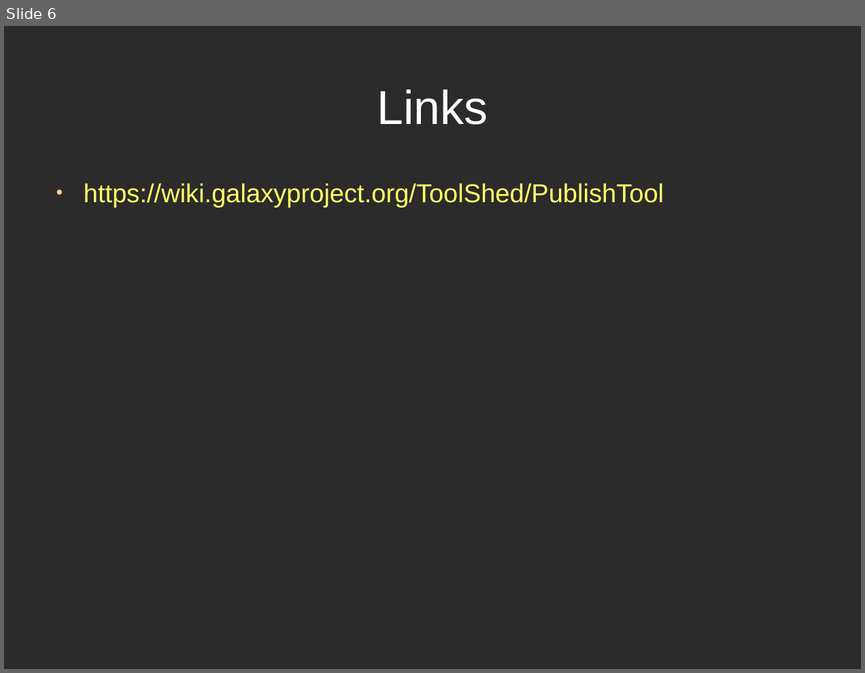
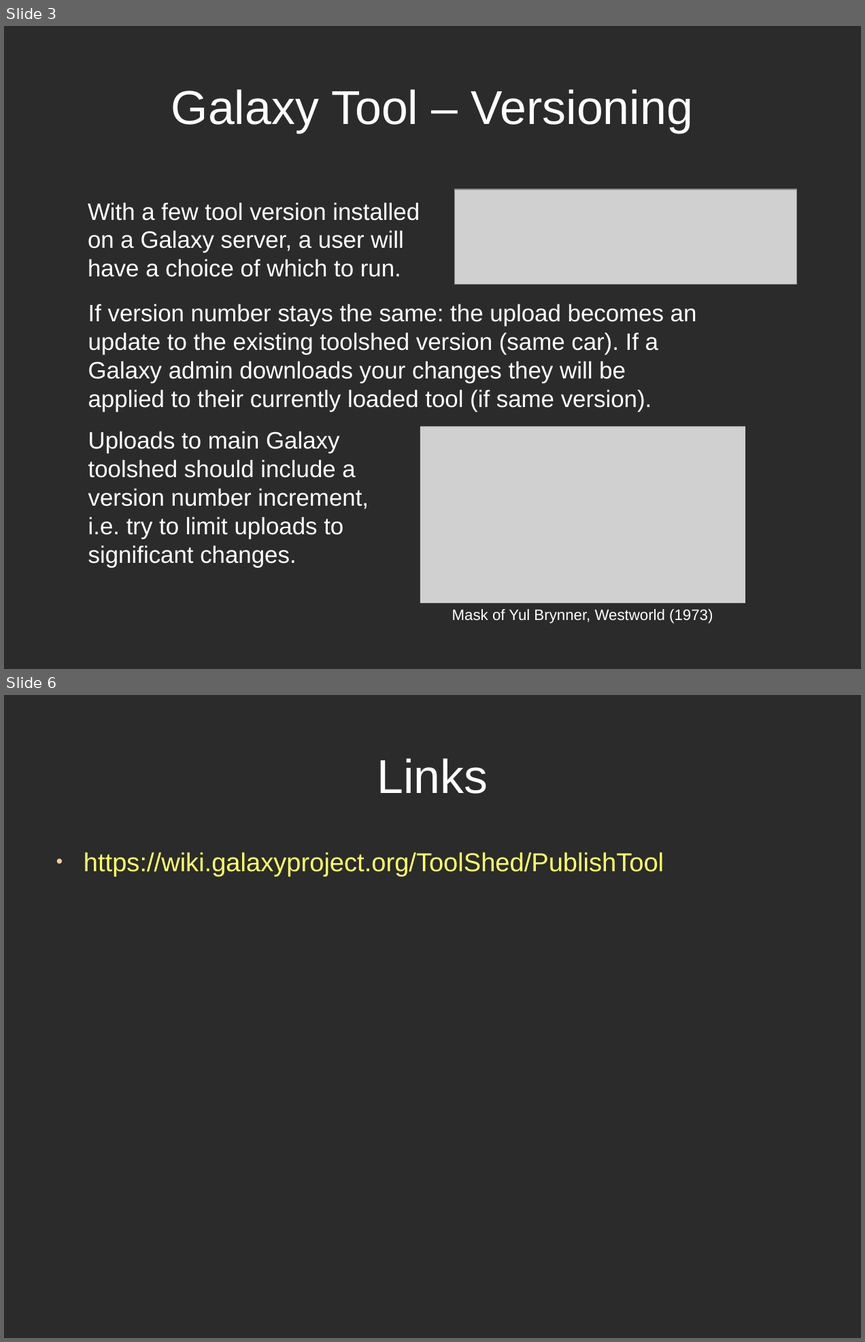
Before and after one commit to Public-Health-Bioinformatics/galaxy-tool-tutorials, a slide deck: Galaxy Tool Versioning.odp. Shown one above the other, each under a label of ours: slide 6 before the commit, slides 3 and 6 after it; the slides between them are not shown. The pictures are 865x673 and 865x1342 pixels, drawn with LibreOffice and Linux fonts; fonts in the diff are those of the drawing; grey boxes stand for pictures; background and template pictures are left out; a plain dark background stands for a picture behind light text. Boxes give left, top, right and bottom in pixels: in the first picture for what was removed or moved away, otherwise in the second. Text is boxed around its words. In the diff, an @@ line names an element or a change of style, - is before the commit and + after.

```diff
--- a/Galaxy Tool Versioning.odp
+++ b/Galaxy Tool Versioning.odp
@@ slide 3 added at (x1=4, y1=26, x2=861, y2=669), background picture (left out) @@
@@ title added at (x1=171, y1=89, x2=693, y2=133), 44 pt, text #FFFFFF @@
+Galaxy Tool – Versioning
@@ text added at (x1=88, y1=202, x2=419, y2=277), 22 pt, text #FFFFFF @@
+With a few tool version installed on a Galaxy server, a user will have a choice of which to run.
@@ picture added at (x1=455, y1=189, x2=797, y2=284) @@
@@ text added at (x1=88, y1=303, x2=697, y2=412), 22 pt, text #FFFFFF @@
+If version number stays the same: the upload becomes an update to the existing toolshed version (same car). If a Galaxy admin downloads your changes they will be applied to their currently loaded tool (if same version).
@@ text added at (x1=88, y1=431, x2=368, y2=567), 22 pt, text #FFFFFF @@
+Uploads to main Galaxy toolshed should include a version number increment, i.e. try to limit uploads to significant changes.
@@ picture added at (x1=420, y1=427, x2=745, y2=603), 14 pt, text #FFFFFF @@
+Mask of Yul Brynner, Westworld (1973)
```
Also in this commit, not shown: 3 slides changed, 1 slide removed, 1 other file.
